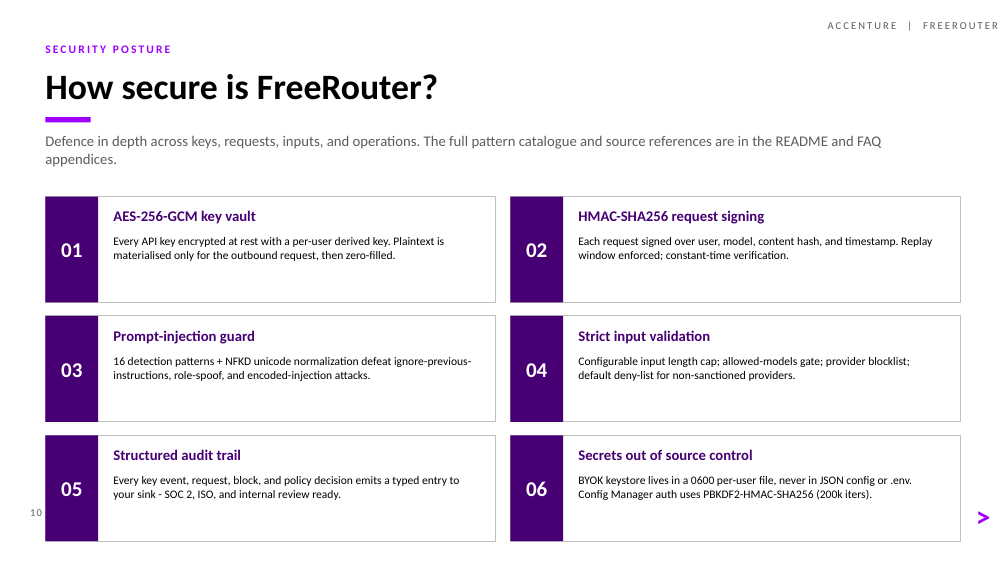
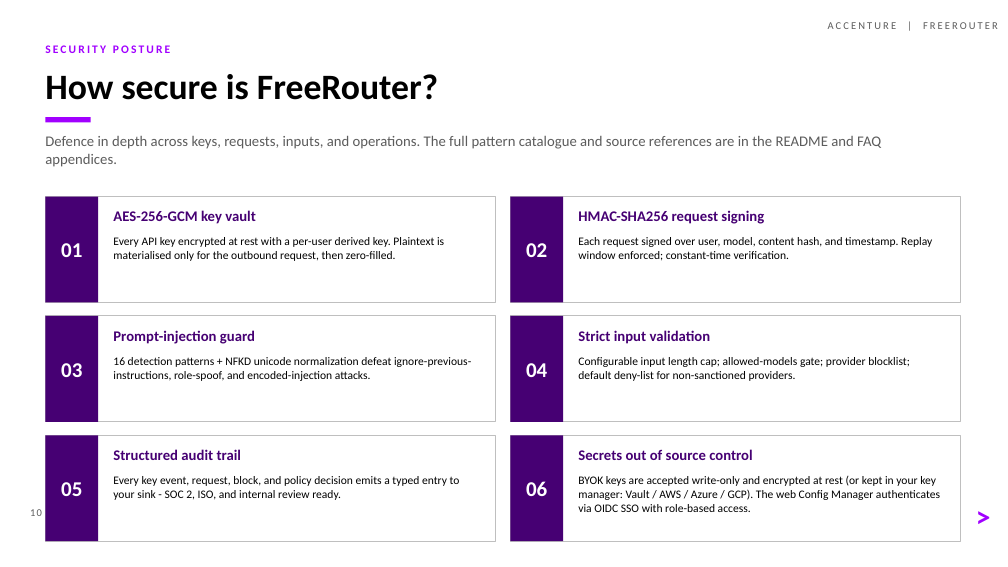
Before and after one commit to ahujrajat/freerouter, a slide deck: slide 10 of docs/Freerouter-FinOps-Presentation.pptx. Drawn at 1008x567 pixels with LibreOffice and Linux fonts; fonts in the diff are those of the drawing. Boxes give left, top, right and bottom in pixels: in the first picture for what was removed or moved away, otherwise in the second. Text is boxed around its words. In the diff, an @@ line names an element or a change of style, - is before the commit and + after.

```diff
--- a/docs/Freerouter-FinOps-Presentation.pptx
+++ b/docs/Freerouter-FinOps-Presentation.pptx
@@ text at [578, 476, 940, 512]: text changed @@
-BYOK keystore lives in a 0600 per-user file, never in JSON config or .env. Config Manager auth uses PBKDF2-HMAC-SHA256 (200k iters).
+BYOK keys are accepted write-only and encrypted at rest (or kept in your key manager: Vault / AWS / Azure / GCP). The web Config Manager authenticates via OIDC SSO with role-based access.
```
Also in this commit, not shown: 1 other slide changed.
